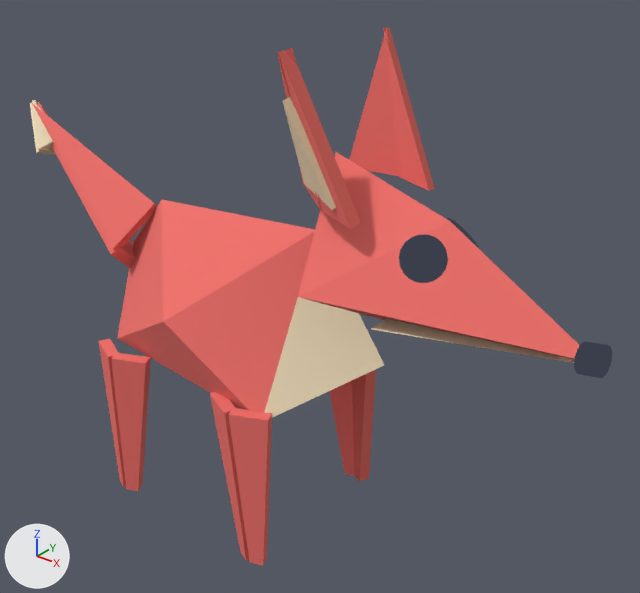
Two versions of the glTF model models/foldlings/foldling_fox.glb, one commit apart.
One viewpoint serves both versions: a camera (50 mm lens) standing at (0.0611, -0.0672, 0.072) and looking at (0.0044, 0.0037, 0.0281). The axes (+X, +Y, +Z) are drawn at lower left. The lights are the same throughout. The picture after the commit comes second. Where no turn or scale is listed for an object, it has been applied to the vertices. Vertices at exactly the same position are counted once.

The first picture shows 'body', 'ear_l', 'ear_r', 'head', 'leg_bl', 'leg_fl', 'leg_fr', 'tail'.
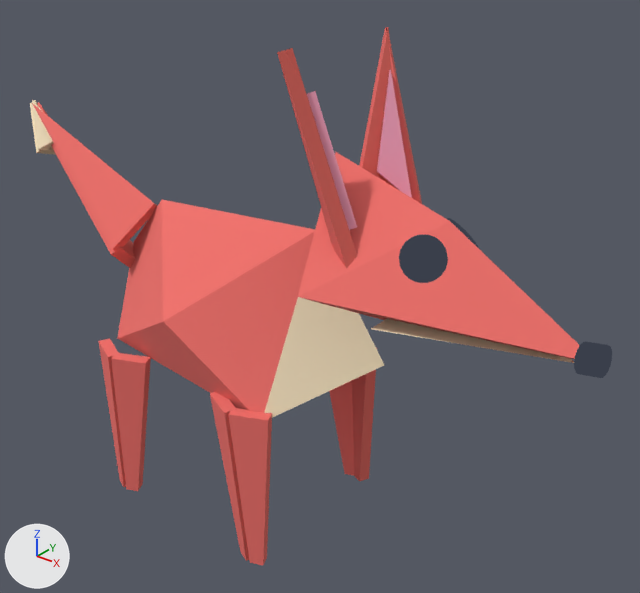
The edits, one by one:
Material 'pink' (mat_pink) is new.
Its base color is (0.922, 0.376, 0.527) (pink #f6a5c0).
Its roughness is 0.95.
me_ear_l is used by ob_ear_l; location (0.0125, -0.005, 0.044).
Verts and faces of me_ear_l; kept vertices keep their numbers, new ones are numbered from 18.
me_ear_l had 18 vertices, 24 faces and spanned x -0.0044..0.0042, y -0.0038..0.0025, z -0.0014..0.0138.
me_ear_l now has 18 vertices, 24 faces and spans x -0.0034..0.0048, y -0.0033..0.0033, z -0.0078..0.0139.
me_ear_l part 1: the loose piece of 6 vertices spanning x -0.0044..0.001, y -0.0033..0.0025, z -0.0007..0.0138 is rebuilt with 6 vertices and now spans x -0.0034..0.0023, y -0.0031..0.0033, z -0.0047..0.0139.
me_ear_l part 2: the loose piece of 6 vertices spanning x -0.003..0.0042, y -0.0034..-0.0004, z -0.0014..0.0138 is rebuilt with 6 vertices and now spans x -0.0032..0.0048, y -0.0033..0.0001, z -0.0078..0.0138.
me_ear_l part 3: the loose piece of 6 vertices spanning x -0.0024..0.0025, y -0.0038..-0.0003, z 0.0001..0.0098 is deleted.
Part 4, on me_ear_l:
New vertex 18 is at (-0.0016, -0.0014, 0.0099), pixel (306, 93).
New vertex 19 is at (-0.0006, 0.0016, 0.0004).
New vertex 20 is at (0.0024, -0.0002, -0.0025), pixel (349, 229).
New vertex 21 is at (0.003, 0.0003, -0.0022), pixel (357, 227).
New vertex 22 is at (-0.0001, 0.0021, 0.0006), pixel (343, 186).
New vertex 23 is at (-0.001, -0.0009, 0.0101), pixel (315, 90).
New faces: (18, 19, 20), (19, 21, 20), (19, 22, 21), (18, 22, 19), (18, 23, 22), (18, 20, 23) (mat_pink (pink #f6a5c0)).
New faces: (20, 21, 23), (21, 22, 23) (mat_pink (pink #f6a5c0)).
me_ear_l no longer uses material mat_cream (beige #f6e3c0).
me_ear_l no longer uses material mat_cream_shade (beige #e0caa5).
me_ear_l gains material mat_pink (pink #f6a5c0).
me_ear_r is used by ob_ear_r; location (0.0125, 0.005, 0.044).
Verts and faces of me_ear_r; kept vertices keep their numbers, new ones are numbered from 18.
me_ear_r had 18 vertices, 24 faces and spanned x -0.0044..0.0042, y -0.0025..0.0038, z -0.0014..0.0138.
me_ear_r now has 18 vertices, 24 faces and spans x -0.0034..0.0048, y -0.0033..0.0033, z -0.0078..0.0139.
me_ear_r part 5: the loose piece of 6 vertices spanning x -0.0044..0.001, y -0.0025..0.0033, z -0.0007..0.0138 is rebuilt with 6 vertices and now spans x -0.0034..0.0023, y -0.0033..0.0031, z -0.0047..0.0139.
me_ear_r part 6: the loose piece of 6 vertices spanning x -0.003..0.0042, y 0.0004..0.0034, z -0.0014..0.0138 is rebuilt with 6 vertices and now spans x -0.0032..0.0048, y -0.0001..0.0033, z -0.0078..0.0138.
Part 7, on me_ear_r:
New vertex 18 is at (-0.001, 0.0009, 0.0101), pixel (390, 69).
New vertex 19 is at (-0.0001, -0.0021, 0.0006), pixel (377, 171).
New vertex 20 is at (0.003, -0.0003, -0.0022).
New vertex 21 is at (0.0024, 0.0002, -0.0025).
New vertex 22 is at (-0.0006, -0.0016, 0.0004), pixel (376, 171).
New vertex 23 is at (-0.0016, 0.0014, 0.0099), pixel (389, 70).
New faces: (18, 19, 20), (19, 21, 20), (19, 22, 21), (18, 22, 19), (18, 23, 22), (18, 20, 21) (mat_pink (pink #f6a5c0)).
New faces: (18, 21, 23), (21, 22, 23) (mat_pink (pink #f6a5c0)).
Other edits to the shape of me_ear_r do not show in these pictures.
me_ear_r no longer uses material mat_cream (beige #f6e3c0).
me_ear_r no longer uses material mat_cream_shade (beige #e0caa5).
me_ear_r gains material mat_pink (pink #f6a5c0).

Location of each change, [x1, y1, x2, y2] in pixels of the pictures (640 x 593 px):
'ear_r', reshaped: before [349, 27, 435, 191]; after [359, 27, 422, 204]
'ear_l', reshaped: before [277, 48, 361, 229]; after [277, 48, 357, 269]
part 1 of me_ear_l, rebuilt (22% wider, 20% taller): before [277, 48, 322, 211]; after [277, 48, 332, 243]
part 2 of me_ear_l, rebuilt: before [279, 48, 361, 229]; after [278, 48, 357, 269]
part 3 of me_ear_l, deleted (beige): before [283, 97, 336, 210]
part 4 of me_ear_l, added (pink): after [307, 91, 357, 230]
part 5 of me_ear_r, rebuilt: before [349, 28, 400, 176]; after [359, 27, 397, 189]
part 6 of me_ear_r, rebuilt: before [383, 27, 435, 191]; after [386, 27, 422, 204]
part 7 of me_ear_r, added (pink): after [377, 70, 412, 198]
